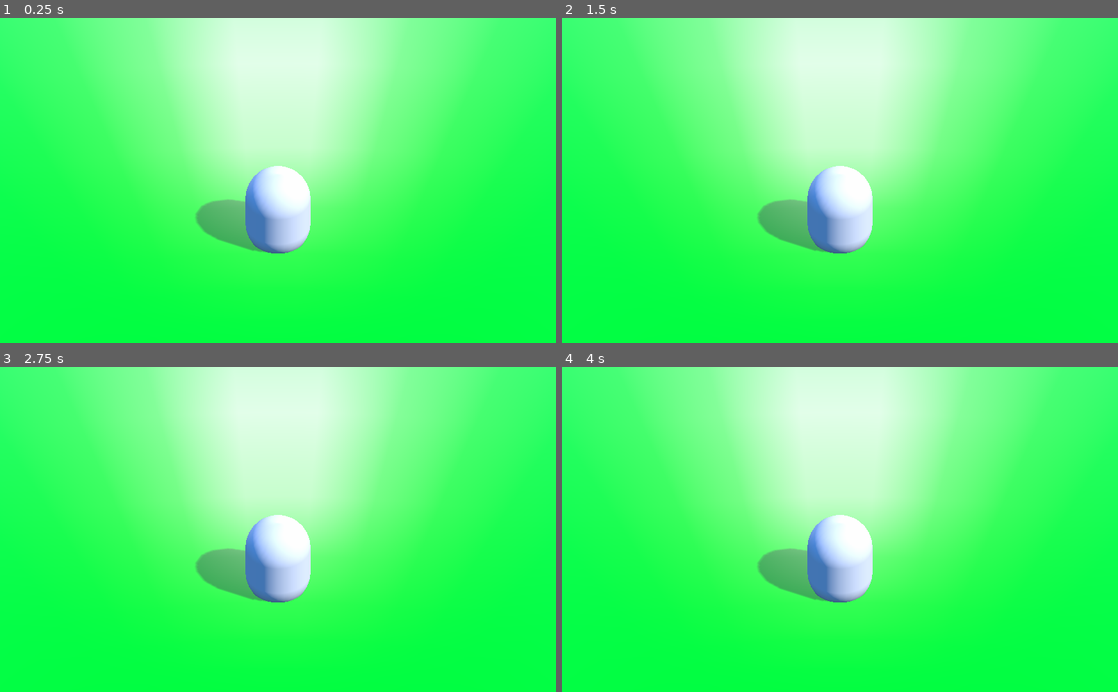
Above: before the commit, frames 1-4 (two rows, left to right).
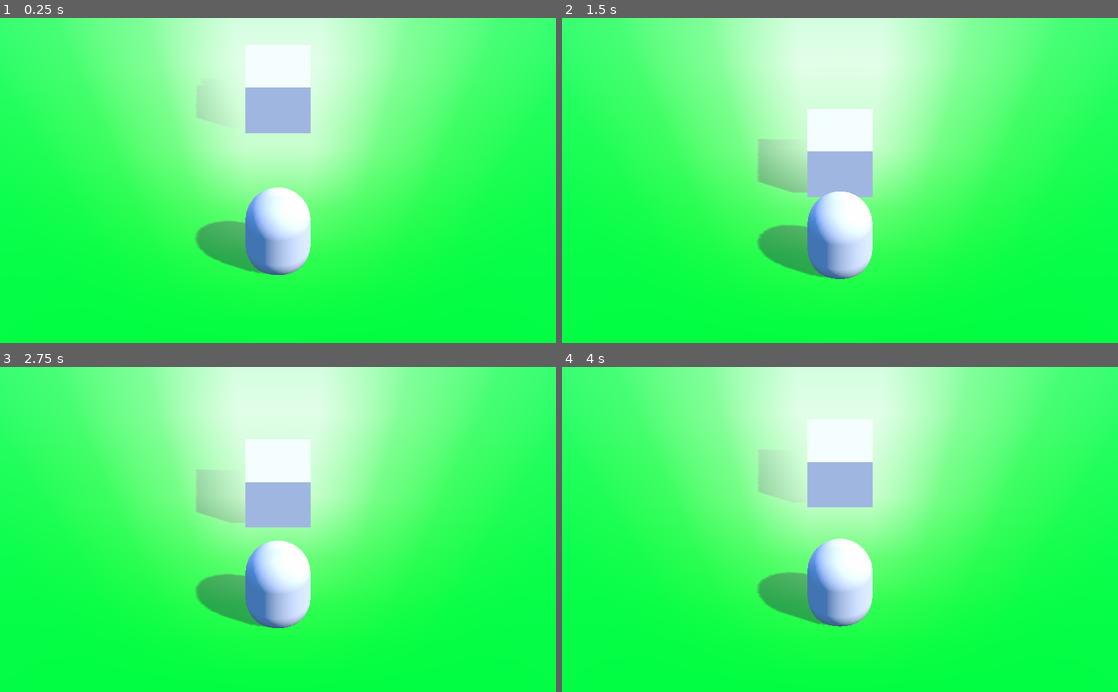
Above: after the commit, the same moments.

Repository: JohnMeadow1/ShroomDoom
Game: Godot game, scene res://main.tscn
The game is run twice, just before and just after one commit, with the same random seed, the same clock (stepped at 60 frames per second) and the same inputs.
Inputs (mouse positions are in pixels of both pictures, inside the frame that each line leads up to):
- Up to frame 1 (0.25 s): no input
- Up to frame 2 (1.5 s): tap Enter at 0.5 s; move the mouse to (962, 164) at 0.52 s; hold Up (move_up_p1, bound only after the commit) 0.53-1.28 s; move the mouse to (728, 196) at 1.27 s; hold Down (move_down_p1, bound only after the commit) from 1.28 s (still down)
- Up to frame 3 (2.75 s): move the mouse to (333, 458) at 2.02 s; release Down (move_down_p1, bound only after the commit) at 2.03 s; hold Up (move_up_p1, bound only after the commit) from 2.03 s (still down)
- Up to frame 4 (4 s): move the mouse to (812, 594) at 2.77 s; tap Space at 3.5 s; move the mouse to (1006, 578) at 3.52 s; release Up (move_up_p1, bound only after the commit) at 3.53 s; hold Down (move_down_p1, bound only after the commit) from 3.53 s (still down)

The runs differ from the first frame. In frame 1, 6.2% of the frame differs, in the area x 35-56%, y 8-80%; in frame 2, 7.8%; in frame 3, 8.1%, in the area x 35-56%, y 22-81%; in frame 4, 7.6%.

Commit message:
added walking

Diff:
--- /dev/null
+++ b/source/main.gd
@@ -0,0 +1,14 @@
+extends Node
+
+# class member variables go here, for example:
+# var a = 2
+# var b = "textvar"
+
+func _ready():
+	# Called when the node is added to the scene for the first time.
+	# Initialization here
+	pass
+
+func _physics_process(delta):
+	if Input.is_action_pressed("ui_cancel"):
+		get_tree().change_scene("res://escape_menu.tscn")
--- a/source/main.tscn
+++ b/source/main.tscn
@@ -1,7 +1,8 @@
-[gd_scene load_steps=6 format=2]
+[gd_scene load_steps=9 format=2]
 
-[ext_resource path="res://player/player.tscn" type="PackedScene" id=1]
-[ext_resource path="res://player/player.gd" type="Script" id=2]
+[ext_resource path="res://main.gd" type="Script" id=1]
+[ext_resource path="res://player/player.tscn" type="PackedScene" id=2]
+[ext_resource path="res://player/player.gd" type="Script" id=3]
 
 [sub_resource type="SpatialMaterial" id=1]
 
@@ -71,7 +72,21 @@
 radial_segments = 64
 rings = 8
 
+[sub_resource type="CubeMesh" id=4]
+
+custom_aabb = AABB( 0, 0, 0, 0, 0, 0 )
+size = Vector3( 2, 2, 2 )
+subdivide_width = 0
+subdivide_height = 0
+subdivide_depth = 0
+
+[sub_resource type="BoxShape" id=5]
+
+extents = Vector3( 1, 1, 1 )
+
 [node name="main" type="Node"]
+
+script = ExtResource( 1 )
 
 [node name="ground" type="MeshInstance" parent="." index="0"]
 
@@ -104,8 +119,9 @@
 mesh = SubResource( 3 )
 skeleton = NodePath("..")
 material/0 = null
-script = ExtResource( 2 )
+script = ExtResource( 3 )
 _sections_unfolded = [ "Geometry", "Transform" ]
+PLAYER_NUM = 1
 
 [node name="enviroment" type="Node" parent="." index="2"]
 
@@ -138,3 +154,43 @@
 _sections_unfolded = [ "Shadow" ]
 
 [node name="map" type="Node" parent="." index="3"]
+
+[node name="tree" type="StaticBody" parent="." index="4"]
+
+transform = Transform( 1, 0, 0, 0, 1, 0, 0, 0, 1, 0, 0.870786, -5.75497 )
+input_ray_pickable = true
+input_capture_on_drag = false
+collision_layer = 1
+collision_mask = 1
+friction = 1.0
+bounce = 0.0
+constant_linear_velocity = Vector3( 0, 0, 0 )
+constant_angular_velocity = Vector3( 0, 0, 0 )
+
+[node name="MeshInstance" type="MeshInstance" parent="tree" index="0"]
+
+layers = 1
+material_override = null
+cast_shadow = 1
+extra_cull_margin = 0.0
+use_in_baked_light = false
+lod_min_distance = 0.0
+lod_min_hysteresis = 0.0
+lod_max_distance = 0.0
+lod_max_hysteresis = 0.0
+mesh = SubResource( 4 )
+skeleton = NodePath("..")
+material/0 = null
+_sections_unfolded = [ "Geometry", "Transform" ]
+__meta__ = {
+"_edit_lock_": true
+}
+
+[node name="CollisionShape" type="CollisionShape" parent="tree" index="1"]
+
+shape = SubResource( 5 )
+disabled = false
+_sections_unfolded = [ "Transform" ]
+__meta__ = {
+"_edit_lock_": true
+}
--- a/source/player/player.gd
+++ b/source/player/player.gd
@@ -1,15 +1,68 @@
-extends MeshInstance
+extends KinematicBody
 
-# class member variables go here, for example:
-# var a = 2
-# var b = "textvar"
 
+const MOVE_SPEED  = 50
+
+export(int) var PLAYER_NUM
+
+enum {STATE_IDLE, STATE_WALK, STATE_FIGHT}
+
+var drag_item = null
+var state     = null
+
+var move       = Vector3()
+var walk_cycle = 0
 func _ready():
-	# Called when the node is added to the scene for the first time.
-	# Initialization here
-	pass
 
-#func _process(delta):
-#	# Called every frame. Delta is time since last frame.
-#	# Update game logic here.
-#	pass
+	self.state = STATE_IDLE
+
+func _physics_process(delta):
+
+
+
+#	# Fight
+	if Input.is_action_pressed("alt_p" + str(PLAYER_NUM)):
+		if self.drag_item == null:
+			self.state = STATE_FIGHT
+
+	# Move
+	else:
+
+		var offset = MOVE_SPEED * delta
+		var player_moved = false
+
+		if Input.is_action_pressed("move_up_p" + str(PLAYER_NUM)):
+			move.z      -= offset
+			player_moved = true
+
+		if Input.is_action_pressed("move_down_p" + str(PLAYER_NUM)):
+			move.z      += offset
+			player_moved = true
+
+		if Input.is_action_pressed("move_left_p" + str(PLAYER_NUM)):
+			move.x      -= offset
+			player_moved = true
+
+		if Input.is_action_pressed("move_right_p" + str(PLAYER_NUM)):
+			move.x      += offset
+			player_moved = true
+
+		if player_moved:
+			self.state = STATE_WALK
+			walk_cycle += 0.2
+			if walk_cycle >= PI:
+				walk_cycle -= PI
+		else:
+			self.state = STATE_IDLE
+			if walk_cycle > PI * 0.5:
+				walk_cycle += 0.2
+			else:
+				walk_cycle -= 0.2
+
+			if walk_cycle < 0 or walk_cycle > PI:
+				walk_cycle = 0
+#		print (walk_cycle)
+
+	$MeshInstance.translation.y = 1 + sin( walk_cycle ) * 0.2
+	move = move_and_slide(move)
+	move *= 0.90
--- a/source/player/player.tscn
+++ b/source/player/player.tscn
@@ -1,8 +1,13 @@
-[gd_scene load_steps=3 format=2]
+[gd_scene load_steps=4 format=2]
 
 [ext_resource path="res://player/player.gd" type="Script" id=1]
 
-[sub_resource type="CapsuleMesh" id=3]
+[sub_resource type="CapsuleShape" id=1]
+
+radius = 1.0
+height = 1.0
+
+[sub_resource type="CapsuleMesh" id=2]
 
 custom_aabb = AABB( 0, 0, 0, 0, 0, 0 )
 radius = 1.0
@@ -10,23 +15,23 @@
 radial_segments = 64
 rings = 8
 
-[node name="player" type="MeshInstance" index="0"]
+[node name="player" type="KinematicBody" index="0"]
 
 transform = Transform( 1, 0, 0, 0, -4.37114e-008, -1, 0, 1, -4.37114e-008, 0, 1, 0 )
-layers = 1
-material_override = null
-cast_shadow = 1
-extra_cull_margin = 0.0
-use_in_baked_light = false
-lod_min_distance = 0.0
-lod_min_hysteresis = 0.0
-lod_max_distance = 0.0
-lod_max_hysteresis = 0.0
-mesh = SubResource( 3 )
-skeleton = NodePath("..")
-material/0 = null
+input_ray_pickable = true
+input_capture_on_drag = false
+collision_layer = 1
+collision_mask = 1
+axis_lock_linear_x = false
+axis_lock_linear_y = false
+axis_lock_linear_z = false
+axis_lock_angular_x = false
+axis_lock_angular_y = false
+axis_lock_angular_z = false
+collision/safe_margin = 0.001
 script = ExtResource( 1 )
-_sections_unfolded = [ "Geometry", "Transform" ]
+_sections_unfolded = [ "Axis Lock", "Geometry", "Transform" ]
+PLAYER_NUM = null
 
 [node name="Camera" type="Camera" parent="." index="0"]
 
@@ -38,9 +43,31 @@
 v_offset = 0.0
 doppler_tracking = 0
 projection = 1
-current = false
+current = true
 fov = 70.0
 size = 10.0
 near = 0.05
 far = 100.0
 _sections_unfolded = [ "Transform" ]
+
+[node name="CollisionShape" type="CollisionShape" parent="." index="1"]
+
+shape = SubResource( 1 )
+disabled = false
+
+[node name="MeshInstance" type="MeshInstance" parent="." index="2"]
+
+transform = Transform( 1, 0, 0, 0, 1, 0, 0, 0, 1, 0, 3.55271e-015, 5.96046e-008 )
+layers = 1
+material_override = null
+cast_shadow = 1
+extra_cull_margin = 0.0
+use_in_baked_light = false
+lod_min_distance = 0.0
+lod_min_hysteresis = 0.0
+lod_max_distance = 0.0
+lod_max_hysteresis = 0.0
+mesh = SubResource( 2 )
+skeleton = NodePath("..")
+material/0 = null
+_sections_unfolded = [ "Geometry" ]
--- a/source/project.godot
+++ b/source/project.godot
@@ -14,6 +14,17 @@
 run/main_scene="res://main.tscn"
 config/icon="res://icon.png"
 
+[input]
+
+move_up_p1=[ Object(InputEventKey,"resource_local_to_scene":false,"resource_name":"","device":0,"alt":false,"shift":false,"control":false,"meta":false,"command":false,"pressed":false,"scancode":16777232,"unicode":0,"echo":false,"script":null)
+ ]
+move_down_p1=[ Object(InputEventKey,"resource_local_to_scene":false,"resource_name":"","device":0,"alt":false,"shift":false,"control":false,"meta":false,"command":false,"pressed":false,"scancode":16777234,"unicode":0,"echo":false,"script":null)
+ ]
+move_left_p1=[ Object(InputEventKey,"resource_local_to_scene":false,"resource_name":"","device":0,"alt":false,"shift":false,"control":false,"meta":false,"command":false,"pressed":false,"scancode":16777231,"unicode":0,"echo":false,"script":null)
+ ]
+move_right_p1=[ Object(InputEventKey,"resource_local_to_scene":false,"resource_name":"","device":0,"alt":false,"shift":false,"control":false,"meta":false,"command":false,"pressed":false,"scancode":16777233,"unicode":0,"echo":false,"script":null)
+ ]
+
 [rendering]
 
 environment/default_environment="res://default_env.tres"
Not shown: 1 places in source/main.tscn that only renumber resources
